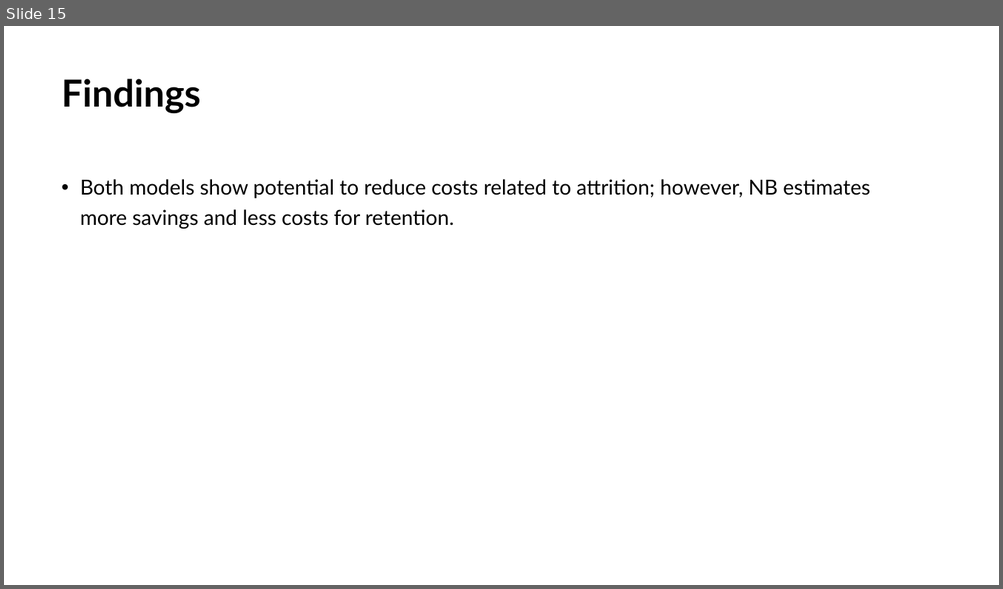
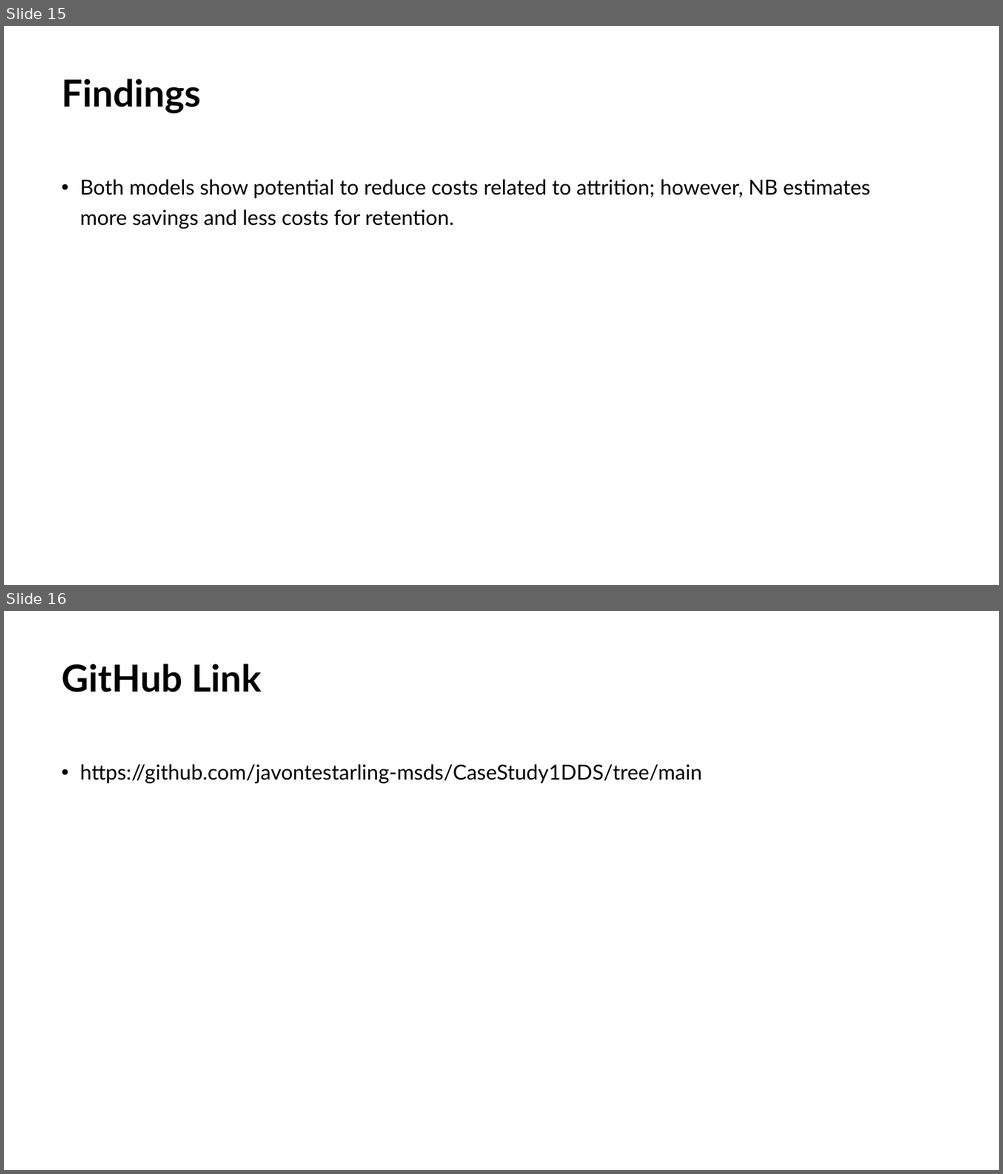
Before and after one commit to javontestarling-msds/CaseStudy1DDS, a slide deck: Case Study 1.pptx. Shown one above the other, each under a label of ours: slide 15 before the commit, slides 15 and 16 after it. The pictures are 1003x589 and 1003x1174 pixels, drawn with LibreOffice and Linux fonts; fonts in the diff are those of the drawing. Boxes give left, top, right and bottom in pixels: in the first picture for what was removed or moved away, otherwise in the second. Text is boxed around its words. In the diff, an @@ line names an element or a change of style, - is before the commit and + after.

```diff
--- a/Case Study 1.pptx
+++ b/Case Study 1.pptx
@@ slide 16 added at (4, 611, 999, 1170), background #FFFFFF @@
@@ title added at (62, 664, 261, 692), 36 pt, text #000000, bold @@
+GitHub Link
@@ text added at (80, 764, 702, 783), 20 pt, text #000000 @@
+• https://github.com/javontestarling-msds/CaseStudy1DDS/tree/main
```
